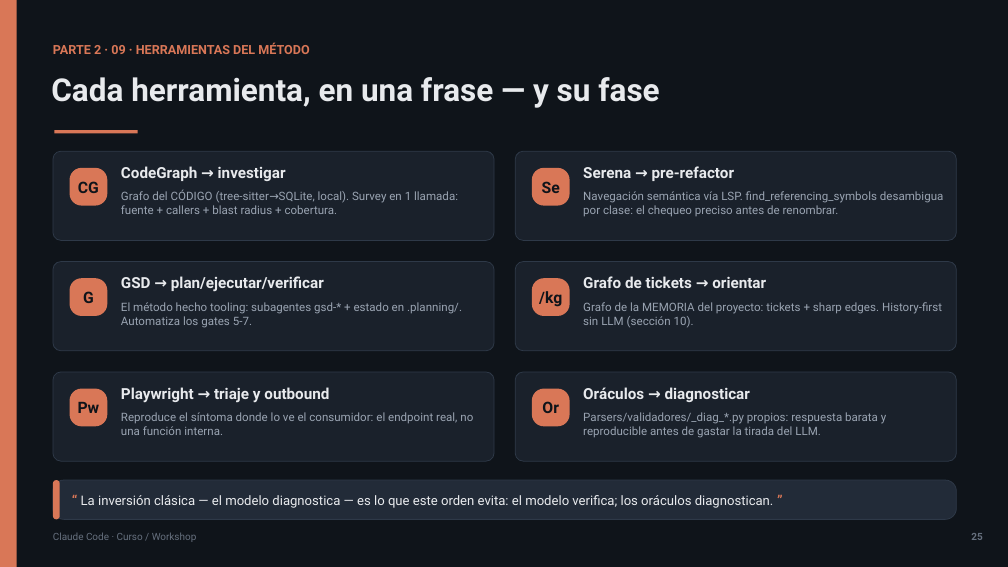
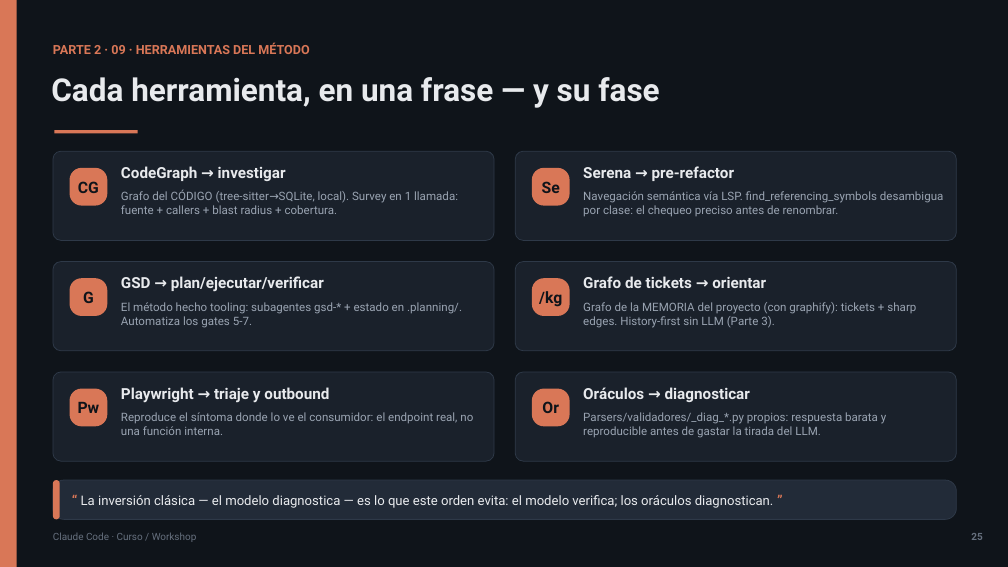
Before and after one commit to olonok69/claude_code_ml_engineer, a slide deck: slide 25 of presentacion/Claude_Code_Presentacion.pptx. Drawn at 1008x567 pixels with LibreOffice and Linux fonts; fonts in the diff are those of the drawing. Boxes give left, top, right and bottom in pixels: in the first picture for what was removed or moved away, otherwise in the second. Text is boxed around its words. In the diff, an @@ line names an element or a change of style, - is before the commit and + after.

Commit message:
ultimos cambios con plot de graphify

```diff
--- a/presentacion/Claude_Code_Presentacion.pptx
+++ b/presentacion/Claude_Code_Presentacion.pptx
@@ text at [583, 302, 916, 328]: text changed @@
-Grafo de la MEMORIA del proyecto: tickets + sharp edges. History-first sin LLM (sección 10).
+Grafo de la MEMORIA del proyecto (con graphify): tickets + sharp edges. History-first sin LLM (Parte 3).
```
Also in this commit, not shown: 7 other slides changed, 4 slides added, 1 slide removed, 7 other files.
